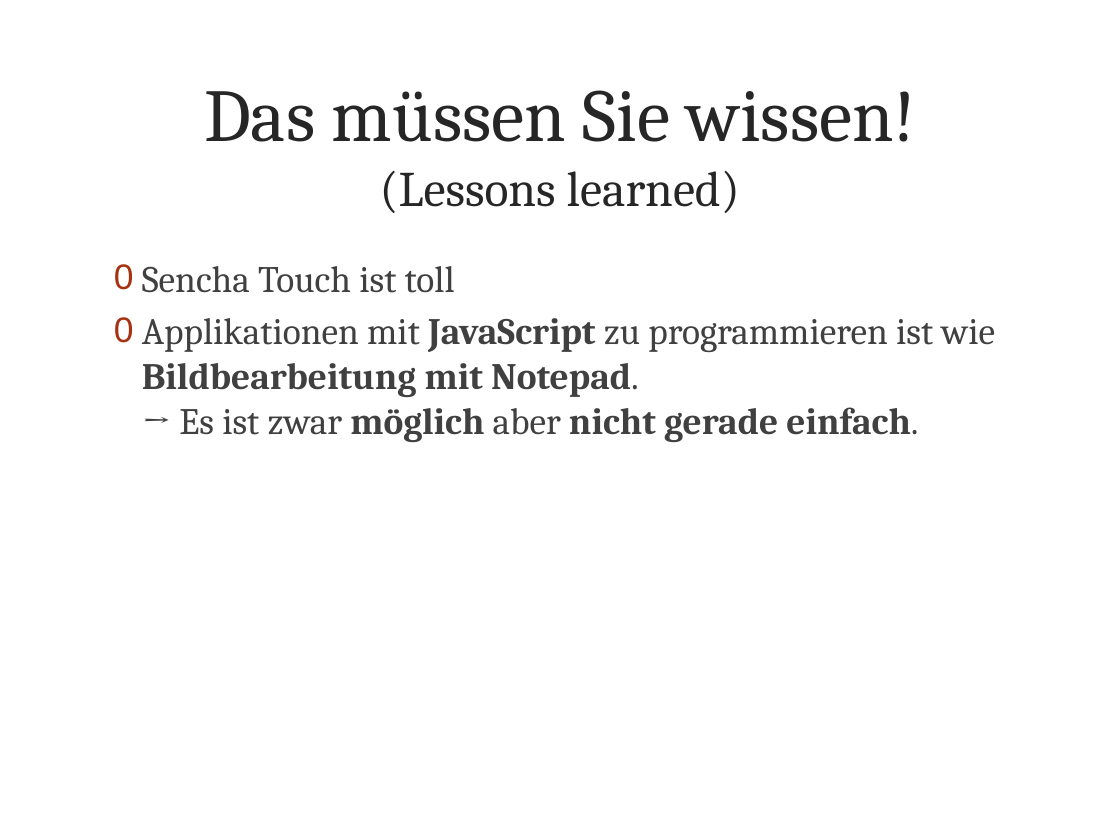
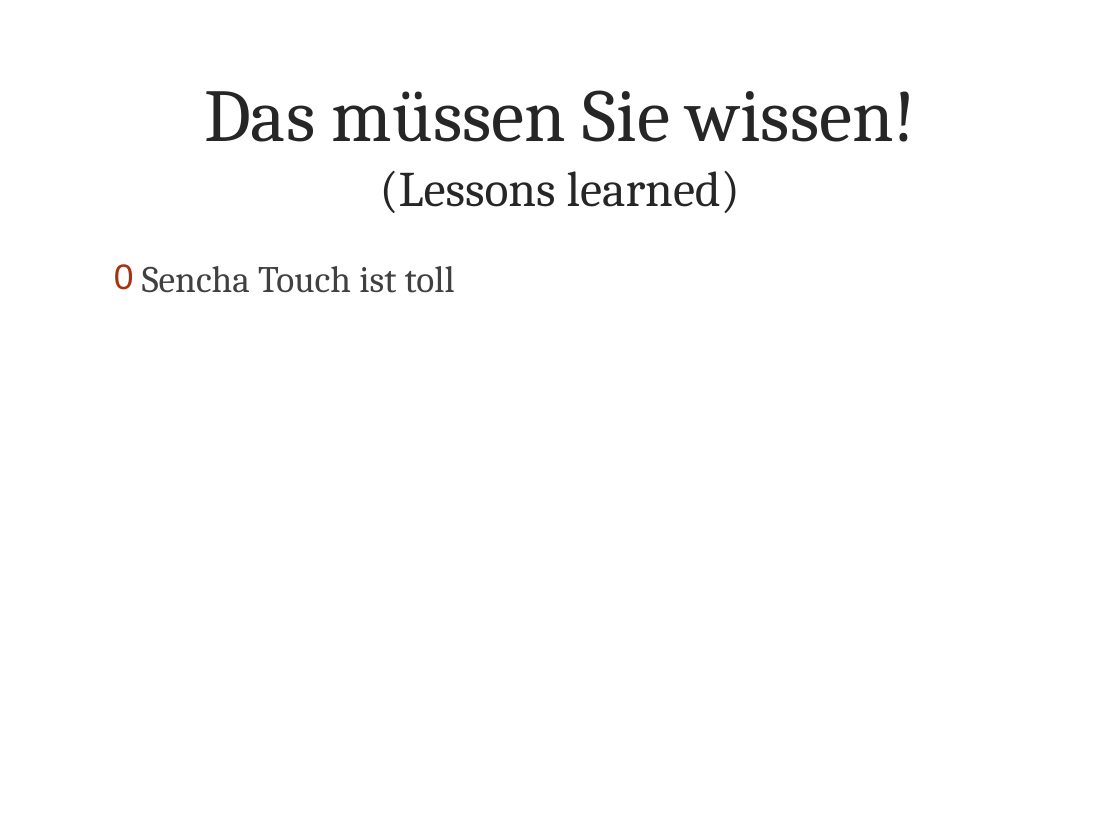
Before and after one commit to metaodi/TrailDevilsXPl-2, a slide deck: slide 11 of _DOCUMENTATION/Presentation/Praesentation-Traildevils-XPl2.pptx. Drawn at 1120x840 pixels with LibreOffice and Linux fonts; fonts in the diff are those of the drawing; background and template pictures are left out. Boxes give left, top, right and bottom in pixels: in the first picture for what was removed or moved away, otherwise in the second. Text is boxed around its words. In the diff, an @@ line names an element or a change of style, - is before the commit and + after.

```diff
--- a/_DOCUMENTATION/Presentation/Praesentation-Traildevils-XPl2.pptx
+++ b/_DOCUMENTATION/Presentation/Praesentation-Traildevils-XPl2.pptx
@@ text at (142,318,995,442): paragraph removed @@
-0 Applikationen mit JavaScript zu programmieren ist wie Bildbearbeitung mit Notepad.
-  → Es ist zwar möglich aber nicht gerade einfach.
```
Also in this commit, not shown: 1 other slide changed.
